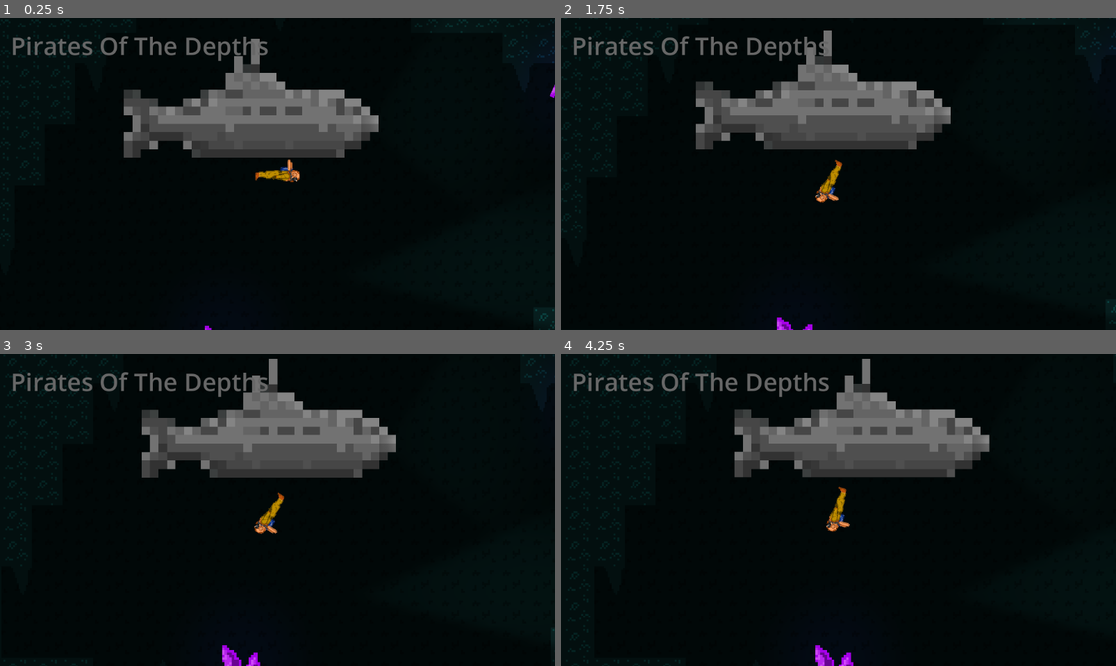
Above: before the commit, frames 1-4 (two rows, left to right).
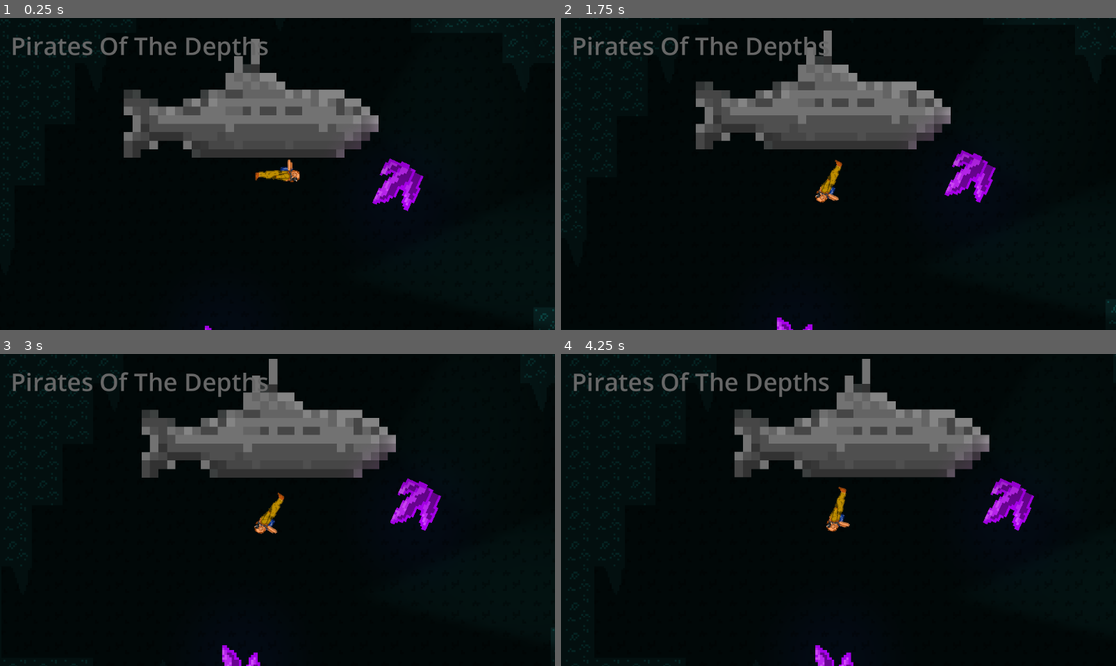
Above: after the commit, the same moments.

Repository: val-XR/GameJamApril2025
Game: Godot game, scene res://scenes/main_game.tscn
Two runs of this game, one before a commit and one after it. Both use one fixed random seed, a clock stepped at 60 frames per second and the inputs below.
Inputs (mouse positions are in pixels of both pictures, inside the frame that each line leads up to):
- Up to frame 1 (0.25 s): no input
- Up to frame 2 (1.75 s): tap Enter at 0.5 s; move the mouse to (960, 158) at 0.52 s; click (960, 158) at 0.67 s; drag from (727, 189) to (810, 236) at 1.27 s
- Up to frame 3 (3 s): move the mouse to (333, 441) at 2.02 s; click (333, 441) at 2.17 s; drag from (249, 572) to (111, 463) at 2.77 s
- Up to frame 4 (4.25 s): move the mouse to (1005, 556) at 3.52 s; click (1005, 556) at 3.67 s

The runs differ from the first frame. In frame 1, 0.9% of the frame differs, in the area x 67-100%, y 10-62%; in frame 2, 0.8%; in frame 3, 0.8%; in frame 4, 0.8%.

Commit message:
Moved crystal [Test]

Diff:
--- a/scenes/main_game.tscn
+++ b/scenes/main_game.tscn
@@ -54,10 +54,10 @@
 blend_mode = 2
 
 [node name="Crystal2" parent="Crystals" instance=ExtResource("5_ipu61")]
-offset_left = 108.0
-offset_top = -145.0
-offset_right = 148.0
-offset_bottom = -105.0
+offset_left = 15.0
+offset_top = -89.0
+offset_right = 55.0
+offset_bottom = -49.0
 rotation = -2.71362
 flip_h = true
 
